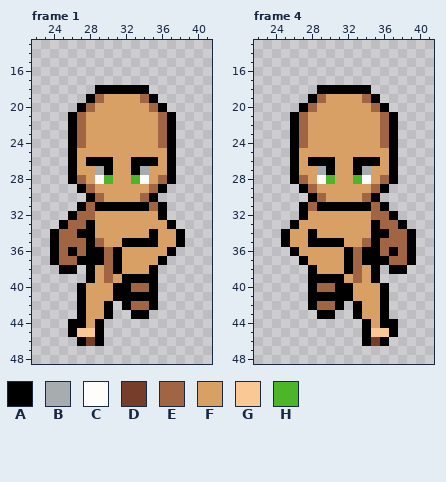
One commit to this pixel-art file: assets/Entities/Characters/Body_A/Animations/Run_Base/Run_Down.aseprite. Above is the file before it was changed.
64x64 pixels, 6 frames. Colours within 5 levels of each other are drawn and written as one. Shown: frame 1: x 22..41, y 13..48; frame 4: x 22..41, y 13..48. The commit also changed other frames, which this record leaves out.
Visible layers, top first: "Head", "Arm_R", "Chest", "Legs".
Palette (. is transparent): A #000000  B #a7acae  C #fffcfc  D #763d2b  E #a26543  F #d9a066  G #fac895  H #4cb528
Pixels before, frame 1, first column x 24:
18 .....AAAAAA....
19 ....AEFFFFEA...
20 ...AEFFFFFFEA..
21 ..AEFFFFFFFFEA.
22 ..AEFFFFFFFFEA.
23 ..AEFFFFFFFFEA.
24 ..AEFFFFFFFFEA.
25 ..AFFFFFFFFFFA.
26 ..AFAAAFFAAAFA.
27 ..AFFBAFFABFFA.
28 ..AEFCHFFHCFEA.
29 ...AEFFFFFFEA..
30 ....AEFFFFEA...
31 ...AEAAAAAAEA..
32 ..AEEFFFFFFFA..
33 .AEEAFFFFFFFFA.
34 AEEAAFFFFFFAFFA
35 AEEEAEFFAAAAFFA
36 AEAEAAEAFFFFFA.
37 AEEAAAEAFFFFA..
38 .AA.AFEAFFFA...
39 ....AFEFAAAA...
40 ...AFFFAAEEA...
41 ...AFFFAAAAA...
42 ...AFFA.AEEA...
43 ...AFFA..AA....
44 ..AAFA.........
45 ..AGGA.........
46 ...ADA.........
Pixels before, frame 4, first column x 25:
18 ....AAAAAA.....
19 ...AEFFFFEA....
20 ..AEFFFFFFEA...
21 .AEFFFFFFFFEA..
22 .AEFFFFFFFFEA..
23 .AEFFFFFFFFEA..
24 .AEFFFFFFFFEA..
25 .AFFFFFFFFFFA..
26 .AFAAAFFAAAFA..
27 .AFFBAFFABFFA..
28 .AEFCHFFHCFEA..
29 ..AEFFFFFFEA...
30 ...AEFFFFEA....
31 ..AEAAAAAAEA...
32 ..AFFFFFFFEEA..
33 .AFFFFFFFFAEEA.
34 AFFAFFFFFFAAEEA
35 AFFAAAAFFEAEEEA
36 .AFFFFFAEAAEAEA
37 ..AFFFFAEAAAEEA
38 ...AFFFAEFA.AA.
39 ...AAAAFEFA....
40 ...AEEAAFFFA...
41 ...AAAAAFFFA...
42 ...AEEA.AFFA...
43 ....AA..AFFA...
44 .........AFAA..
45 .........AGGA..
46 .........ADA...
And afterwards:
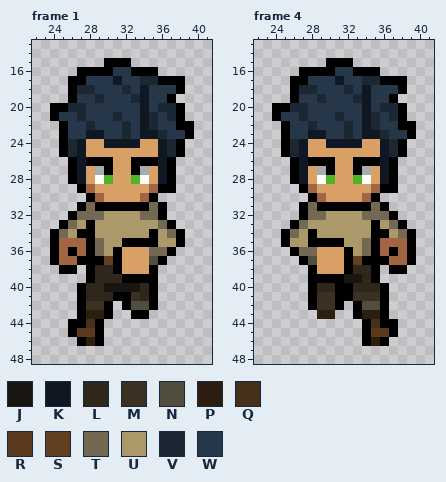
Colours new in this view: J #191612  K #0e1722  L #2f271c  M #3a3123  N #524e3d  P #2c1d10  Q #47301b  R #5a391c  S #633f21  T #736952  U #ac996a  V #1c2734  W #27374a
The exact change:
layer "Pants" added
layer "Boots" added
layer "Shirt" added
layer "Hair V1" added
Changed rows in their new state; - is an unchanged pixel.
Frame 1:
first column x 24:
15 ------AAA-------
16 ---AAAAWWAAA----
17 --AAWWWKWWVVAAA-
18 --AVVWWWVWKWWWA-
19 --AWWVWWWVKWWA--
20 AAVVWWWWWWKWVVA-
21 AWWVWWWVWWKVWVA-
22 -AWWVWWWVWKVWWAA
23 -AWWKKWWVWKKVWWA
24 -AVK--KKKK--KVA-
25 -AVK--------KVA-
26 ---K--------K---
27 ---K--------K---
28 ---K--------K---
29 -------------A--
31 ----T------T----
32 ---TTTUUUUTT----
33 --TU-UUUUUUUT---
34 -TU--UUUUUU-UT--
35 -----TUU----UU--
36 -----TU----TT---
37 ------S----N----
38 -----LL---------
39 -----LLL--------
40 ----LLJJJJL-----
41 ----LLL--ML-----
42 ----MM---NN-----
43 ----PP----------
44 ----Q-----------
45 ---RR-----------
46 ----P-----------
Frame 4:
first column x 24:
15 ------AAA-------
16 ---AAAAWWAAA----
17 --AAWWWKWWVVAAA-
18 --AVVWWWVWKWWWA-
19 --AWWVWWWVKWWA--
20 AAVVWWWWWWKWVVA-
21 AWWVWWWVWWKVWVA-
22 -AWWVWWWVWKVWWAA
23 -AWWKKWWVWKKVWWA
24 -AVK--KKKK--KVA-
25 -AVK--------KVA-
26 ---K--------K---
27 ---K--------K---
28 ---K--------K---
29 -------------A--
31 ----T------T----
32 ----TTUUUUTTT---
33 ---TUUUUUUU-UT--
34 --TU-UUUUUU--UT-
35 --UU----UUT-----
36 ---TT----UT-----
37 ----N----S------
38 ---------LL-----
39 --------JJL-----
40 -----LL--LLL----
41 -----MM--MMM----
42 -----MM---NN----
43 -----PP---PP----
44 -----------Q----
45 -----------RR---
46 -----------P----
